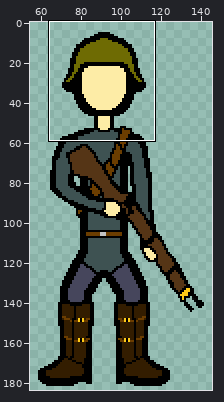
One commit to this sprite sheet: graphics/mobs/European workers/soldier.png. The first picture is a wide view before the edit; the outline marks the close-up.
Close-up. Earlier state:
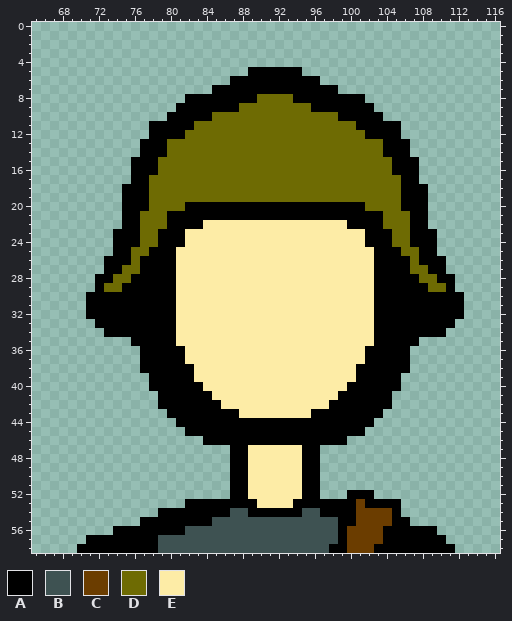
The file is 184x184 pixels. Pixels under 10% opacity are left out. Colours within 5 levels of each other are drawn and written as one. Shown: x 65..116, y 0..58. The wide view leaves out empty margins.
Palette (. is transparent): A #000000  B #3e5252  C #6b3d00  D #6e6b03  E #fdeca6
Pixels before (only the part around the change), first column x 65:
 0 ....................................................
 1 ....................................................
 2 ....................................................
 3 ....................................................
 4 ....................................................
 5 ........................AAAAAA......................
 6 ......................AAAAAAAAAA....................
 7 ....................AAAAAAAAAAAAAA..................
 8 .................AAAAAAAADDDDAAAAAAAA...............
 9 ................AAAAAAADDDDDDDDAAAAAAA..............
10 ...............AAAAADDDDDDDDDDDDDDAAAAA.............
11 .............AAAAADDDDDDDDDDDDDDDDDDAAAAA...........
12 .............AAAADDDDDDDDDDDDDDDDDDDDAAAA...........
13 ............AAADDDDDDDDDDDDDDDDDDDDDDDDAAA..........
14 ............AAADDDDDDDDDDDDDDDDDDDDDDDDAAA..........
15 ...........AAADDDDDDDDDDDDDDDDDDDDDDDDDDAAA.........
16 ...........AAADDDDDDDDDDDDDDDDDDDDDDDDDDAAA.........
17 ...........AADDDDDDDDDDDDDDDDDDDDDDDDDDDDAA.........
18 ..........AAADDDDDDDDDDDDDDDDDDDDDDDDDDDDAAA........
19 ..........AAADDDDDDDDDDDDDDDDDDDDDDDDDDDDAAA........
20 ..........AAADDDDAAAAAAAAAAAAAAAAAAAADDDDAAA........
21 ..........AADDDAAAAAAAAAAAAAAAAAAAAAAAADDDAA........
22 ..........AADDDAAAAEEEEEEEEEEEEEEEEAAAADDDAA........
23 .........AAADDAAAEEEEEEEEEEEEEEEEEEEEAAADDAAA.......
24 .........AAADDAAAEEEEEEEEEEEEEEEEEEEEAAADDAAA.......
25 .........AADDAAAEEEEEEEEEEEEEEEEEEEEEEAAADDAA.......
26 ........AAADAAAAEEEEEEEEEEEEEEEEEEEEEEAAAADAAA......
27 ........AADDAAAAEEEEEEEEEEEEEEEEEEEEEEAAAADDAA......
28 .......AADDAAAAAEEEEEEEEEEEEEEEEEEEEEEAAAAADDAA.....
29 .......ADDAAAAAAEEEEEEEEEEEEEEEEEEEEEEAAAAAADDA.....
30 ......AAAAAAAAAAEEEEEEEEEEEEEEEEEEEEEEAAAAAAAAAA....
31 ......AAAAAAAAAAEEEEEEEEEEEEEEEEEEEEEEAAAAAAAAAA....
32 ......AAAAAAAAAAEEEEEEEEEEEEEEEEEEEEEEAAAAAAAAAA....
33 .......AAAAAAAAAEEEEEEEEEEEEEEEEEEEEEEAAAAAAAAA.....
34 ........AAAAAAAAEEEEEEEEEEEEEEEEEEEEEEAAAAAAAA......
35 ...........AAAAAEEEEEEEEEEEEEEEEEEEEEEAAAAA.........
36 ............AAAAAEEEEEEEEEEEEEEEEEEEEAAAAA..........
37 ............AAAAAEEEEEEEEEEEEEEEEEEEEAAAAA..........
38 ............AAAAAAEEEEEEEEEEEEEEEEEEAAAAAA..........
39 .............AAAAAEEEEEEEEEEEEEEEEEEAAAAA...........
40 .............AAAAAAEEEEEEEEEEEEEEEEAAAAAA...........
41 ..............AAAAAAEEEEEEEEEEEEEEAAAAAA............
42 ..............AAAAAAAEEEEEEEEEEEEAAAAAAA............
43 ...............AAAAAAAAEEEEEEEEAAAAAAAA.............
44 ................AAAAAAAAAAAAAAAAAAAAAA..............
45 .................AAAAAAAAAAAAAAAAAAAA...............
46 ...................AAAAAAAAAAAAAAAA.................
47 ......................AAEEEEEEAA....................
48 ......................AAEEEEEEAA....................
49 ......................AAEEEEEEAA....................
50 ......................AAEEEEEEAA....................
51 ......................AAEEEEEEAA....................
52 ......................AAEEEEEEAA...AAA..............
53 .................AAAAAAAAEEEEAAAAAAACAAAA...........
54 ..............AAAAAAAABBAAAAAABBAAAACCCCA...........
55 ............AAAAAAAABBBBBBBBBBBBBBAACCCCAA..........
56 .........AAAAAAAABBBBBBBBBBBBBBBBBACCCCAAAAAA.......
57 ......AAAAAAAABBBBBBBBBBBBBBBBBBBBACCCCAAAAAAA......
58 .....AAAAAAAAABBBBBBBBBBBBBBBBBBBAACCCAAAAAAAAA.....
Now the later version:
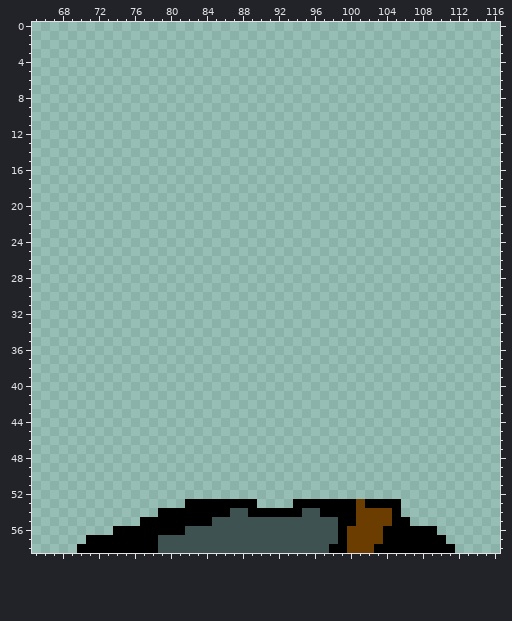
What changed:
y 5: x 89..94 AAAAAA -> ......
y 6: x 87..96 AAAAAAAAAA -> ..........
y 7: x 85..98 AAAAAAAAAAAAAA -> ..............
y 8: x 82..101 AAAAAAAADDDDAAAAAAAA -> ....................
y 9: x 81..102 AAAAAAADDDDDDDDAAAAAAA -> ......................
y 10: x 80..103 AAAAADDDDDDDDDDDDDDAAAAA -> ........................
y 11: x 78..105 AAAAADDDDDDDDDDDDDDDDDDAAAAA -> ............................
y 12: x 78..105 AAAADDDDDDDDDDDDDDDDDDDDAAAA -> ............................
y 13..14: x 77..106 AAADDDDDDDDDDDDDDDDDDDDDDDDAAA -> ..............................
y 15..16: x 76..107 AAADDDDDDDDDDDDDDDDDDDDDDDDDDAAA -> ................................
y 17: x 76..107 AADDDDDDDDDDDDDDDDDDDDDDDDDDDDAA -> ................................
y 18..19: x 75..108 AAADDDDDDDDDDDDDDDDDDDDDDDDDDDDAAA -> ..................................
y 20: x 75..108 AAADDDDAAAAAAAAAAAAAAAAAAAADDDDAAA -> ..................................
y 21: x 75..108 AADDDAAAAAAAAAAAAAAAAAAAAAAAADDDAA -> ..................................
y 22: x 75..108 AADDDAAAAEEEEEEEEEEEEEEEEAAAADDDAA -> ..................................
y 23..24: x 74..109 AAADDAAAEEEEEEEEEEEEEEEEEEEEAAADDAAA -> ....................................
y 25: x 74..109 AADDAAAEEEEEEEEEEEEEEEEEEEEEEAAADDAA -> ....................................
y 26: x 73..110 AAADAAAAEEEEEEEEEEEEEEEEEEEEEEAAAADAAA -> ......................................
y 27: x 73..110 AADDAAAAEEEEEEEEEEEEEEEEEEEEEEAAAADDAA -> ......................................
y 28: x 72..111 AADDAAAAAEEEEEEEEEEEEEEEEEEEEEEAAAAADDAA -> ........................................
y 29: x 72..111 ADDAAAAAAEEEEEEEEEEEEEEEEEEEEEEAAAAAADDA -> ........................................
y 30..32: x 71..112 AAAAAAAAAAEEEEEEEEEEEEEEEEEEEEEEAAAAAAAAAA -> ..........................................
y 33: x 72..111 AAAAAAAAAEEEEEEEEEEEEEEEEEEEEEEAAAAAAAAA -> ........................................
y 34: x 73..110 AAAAAAAAEEEEEEEEEEEEEEEEEEEEEEAAAAAAAA -> ......................................
y 35: x 76..107 AAAAAEEEEEEEEEEEEEEEEEEEEEEAAAAA -> ................................
y 36..37: x 77..106 AAAAAEEEEEEEEEEEEEEEEEEEEAAAAA -> ..............................
y 38: x 77..106 AAAAAAEEEEEEEEEEEEEEEEEEAAAAAA -> ..............................
y 39: x 78..105 AAAAAEEEEEEEEEEEEEEEEEEAAAAA -> ............................
y 40: x 78..105 AAAAAAEEEEEEEEEEEEEEEEAAAAAA -> ............................
y 41: x 79..104 AAAAAAEEEEEEEEEEEEEEAAAAAA -> ..........................
y 42: x 79..104 AAAAAAAEEEEEEEEEEEEAAAAAAA -> ..........................
y 43: x 80..103 AAAAAAAAEEEEEEEEAAAAAAAA -> ........................
y 44: x 81..102 AAAAAAAAAAAAAAAAAAAAAA -> ......................
y 45: x 82..101 AAAAAAAAAAAAAAAAAAAA -> ....................
y 46: x 84..99 AAAAAAAAAAAAAAAA -> ................
y 47..51: x 87..96 AAEEEEEEAA -> ..........
y 52: x 87..96 AAEEEEEEAA -> ..........; x 100..102 AAA -> ...
y 53: x 90..93 EEEE -> ....
Pixel boxes of the changes (left, top, right, bottom) in both close-ups:
erased: (86, 67, 464, 508)
